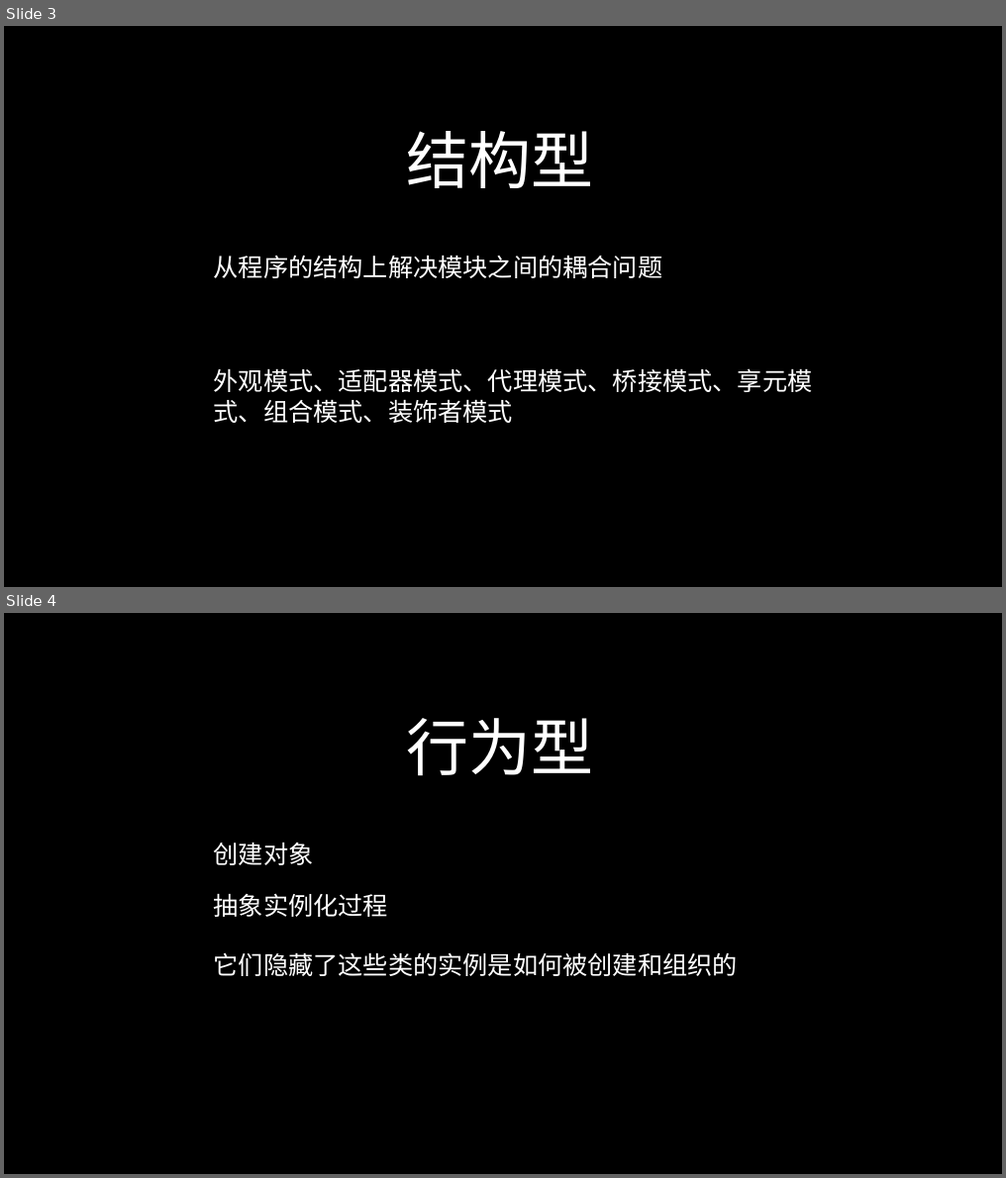
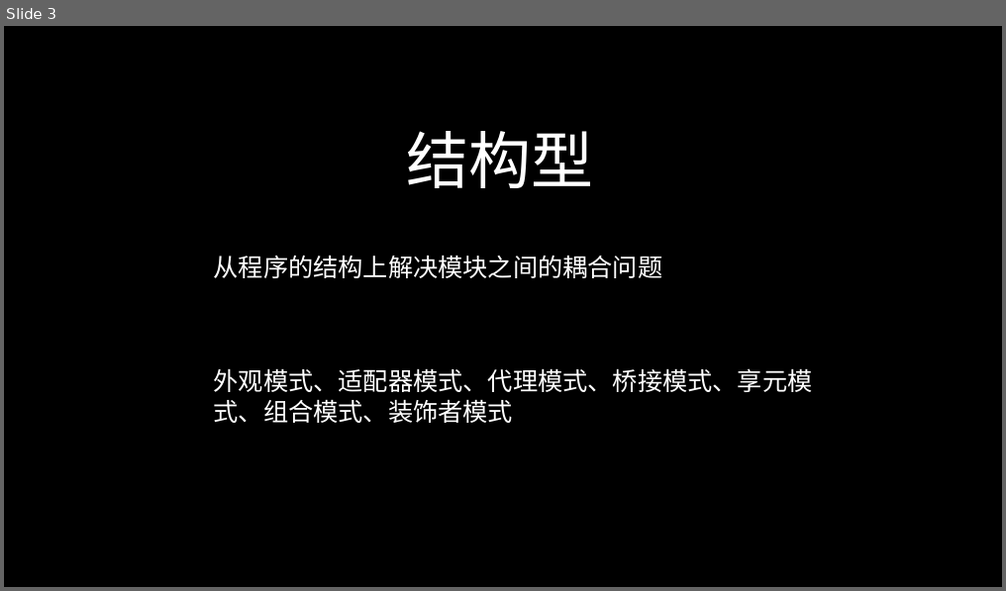
Before and after one commit to 643364103/design, a slide deck: designpattern/ppt/设计模式（四）.pptx. Shown one above the other, each under a label of ours: slides 3 and 4 before the commit, slide 3 after it. The pictures are 1006x1178 and 1006x591 pixels, drawn with LibreOffice and Linux fonts; fonts in the diff are those of the drawing. Boxes give left, top, right and bottom in pixels: in the first picture for what was removed or moved away, otherwise in the second. Text is boxed around its words. In the diff, an @@ line names an element or a change of style, - is before the commit and + after.

```diff
--- a/designpattern/ppt/设计模式（四）.pptx
+++ b/designpattern/ppt/设计模式（四）.pptx
@@ slide 4 removed at (4,613,1002,1174), background #000000 @@
@@ text removed at (407,718,594,776) @@
-行为型
@@ text removed at (214,842,314,865) @@
-创建对象
@@ text removed at (214,893,388,917) @@
-抽象实例化过程
@@ text removed at (214,953,738,976) @@
-它们隐藏了这些类的实例是如何被创建和组织的
```
Also in this commit, not shown: 2 slides changed, 2 slides added, 2 other slides removed, 2 other files.
